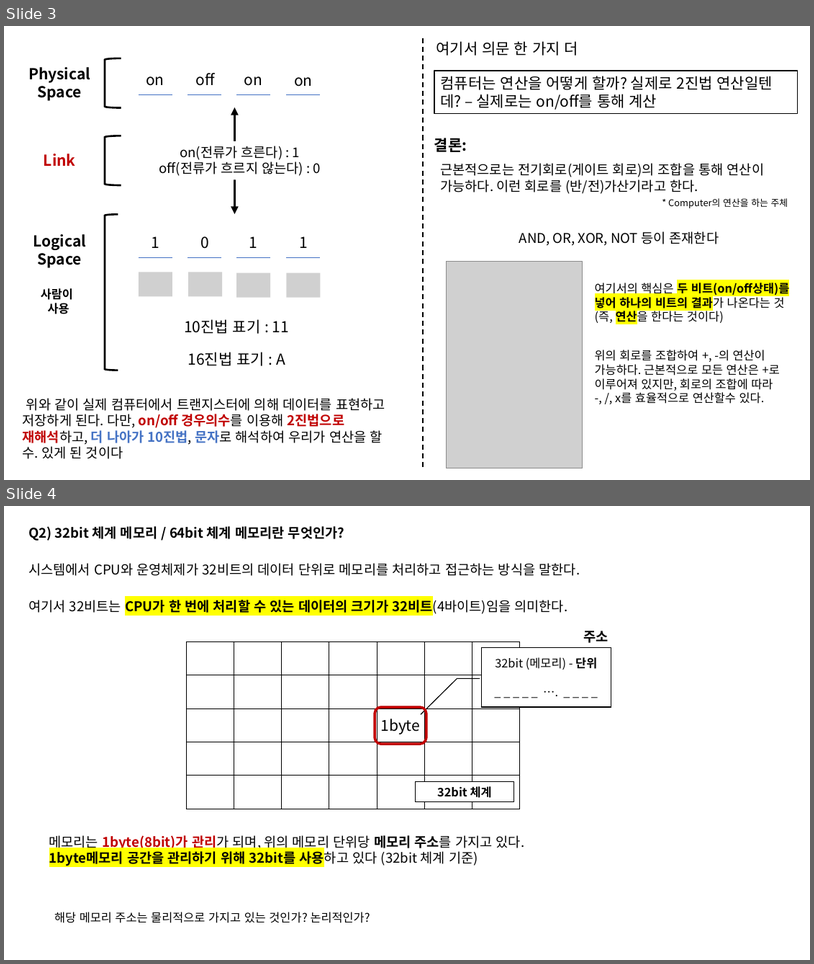
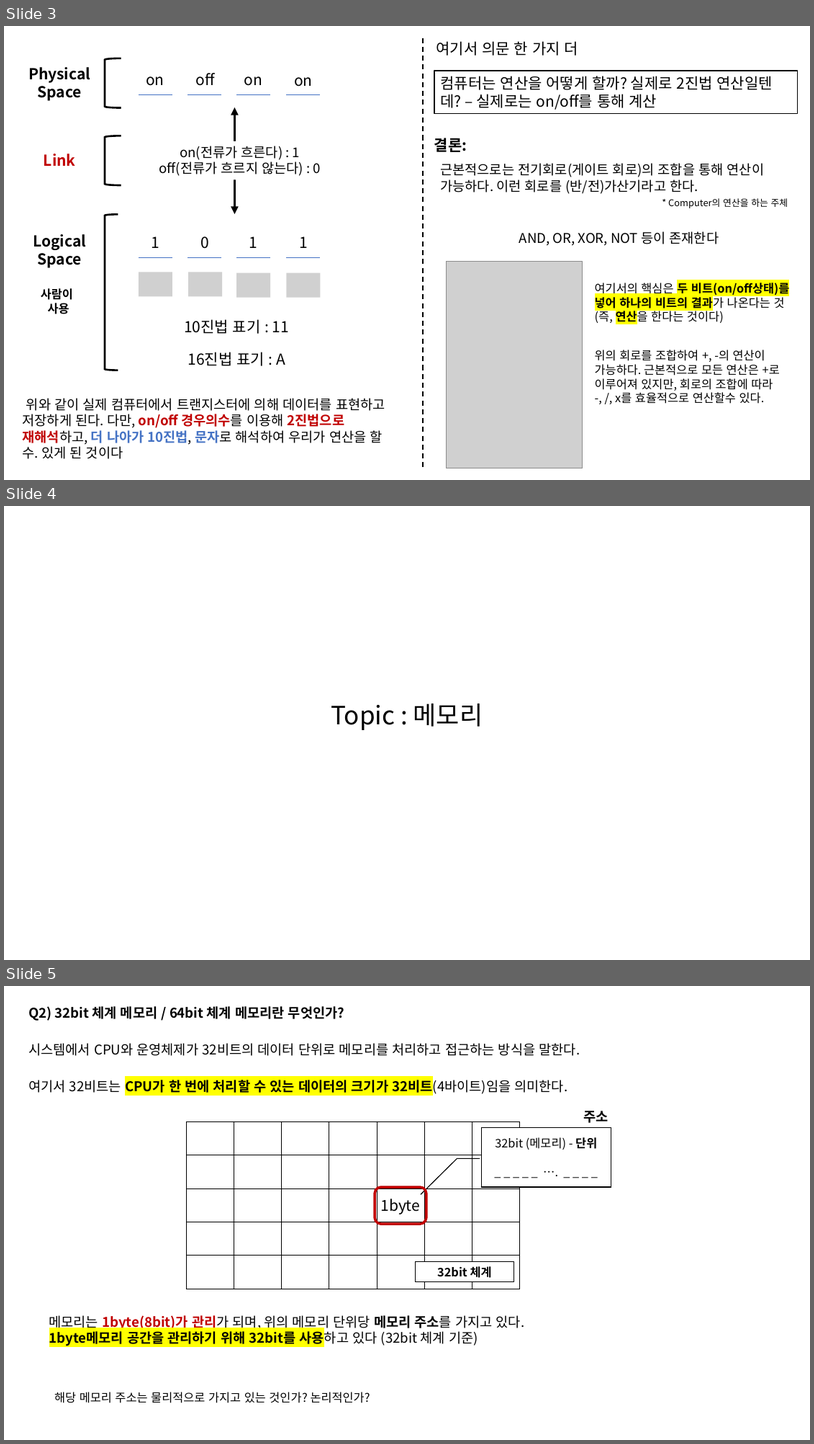
Before and after one commit to taehyuklee/C-CppStudy, a slide deck: CSwithC/CS-explanation.pptx. Shown one above the other, each under a label of ours: slides 3 and 4 before the commit, slides 3, 4 and 5 after it. The pictures are 814x964 and 814x1444 pixels, drawn with LibreOffice and Linux fonts; fonts in the diff are those of the drawing; grey boxes stand for pictures. Boxes give left, top, right and bottom in pixels: in the first picture for what was removed or moved away, otherwise in the second. Text is boxed around its words. In the diff, an @@ line names an element or a change of style, - is before the commit and + after.

```diff
--- a/CSwithC/CS-explanation.pptx
+++ b/CSwithC/CS-explanation.pptx
@@ slide 4 added at <box>4,506,810,960</box>, background #FFFFFF @@
@@ text added at <box>332,703,484,730</box>, 30 pt, text #000000 @@
+Topic : 메모리
@@ what was slide 4 is now slide 5 @@
```
Also in this commit, not shown: 2 slides changed, 2 other slides added.
